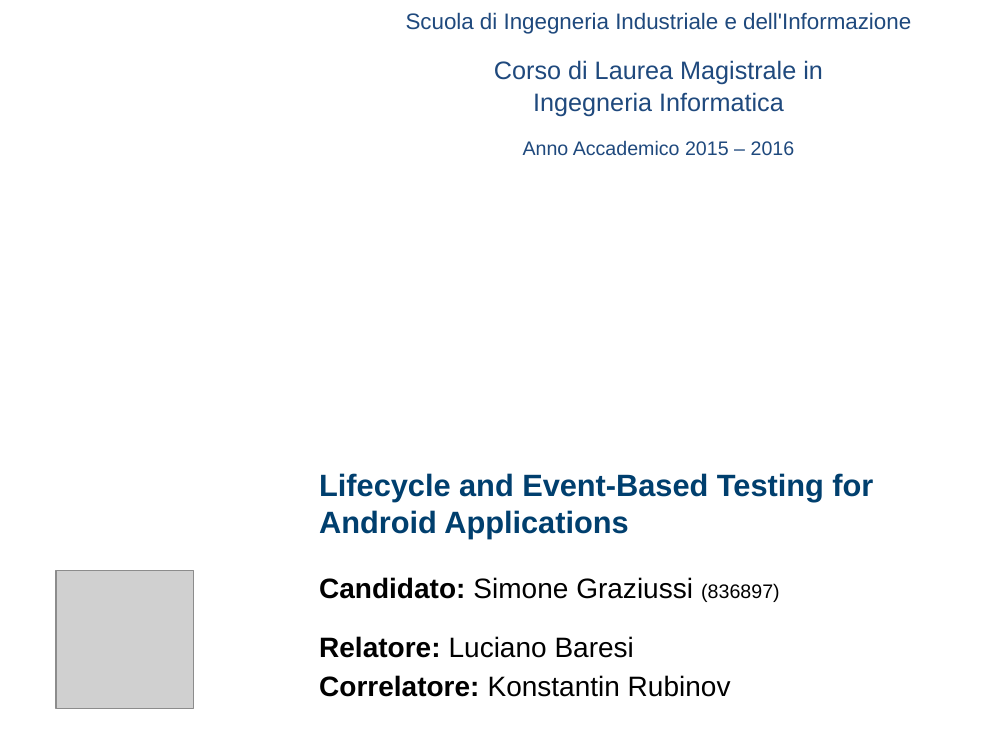
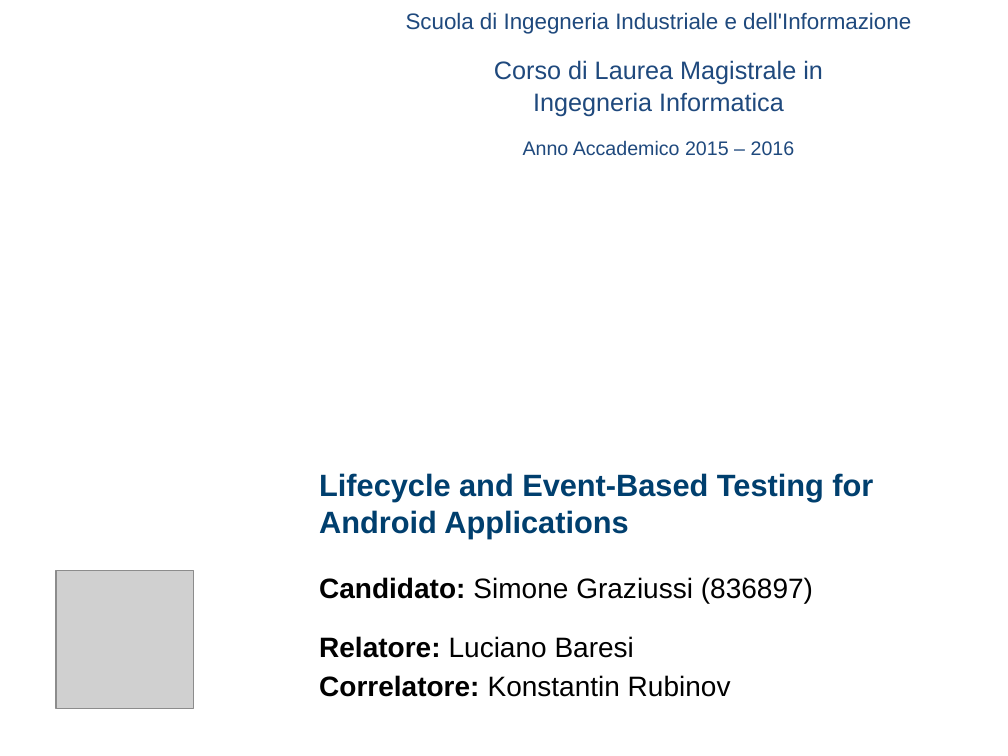
Before and after one commit to Simone3/Thesis, a slide deck: slide 1 of Presentation/Presentation.pptx. Drawn at 1008x756 pixels with LibreOffice and Linux fonts; fonts in the diff are those of the drawing; grey boxes stand for pictures; background and template pictures are left out. Boxes give left, top, right and bottom in pixels: in the first picture for what was removed or moved away, otherwise in the second. Text is boxed around its words. In the diff, an @@ line names an element or a change of style, - is before the commit and + after.

Commit message:
Presentation: preliminary version of lifecycle part

```diff
--- a/Presentation/Presentation.pptx
+++ b/Presentation/Presentation.pptx
@@ text at bbox=[319, 577, 813, 603]: size 14 to 20 pt in "(836897)" @@
```
Also in this commit, not shown: 6 slides added, 1 slide removed, 1 other file.
